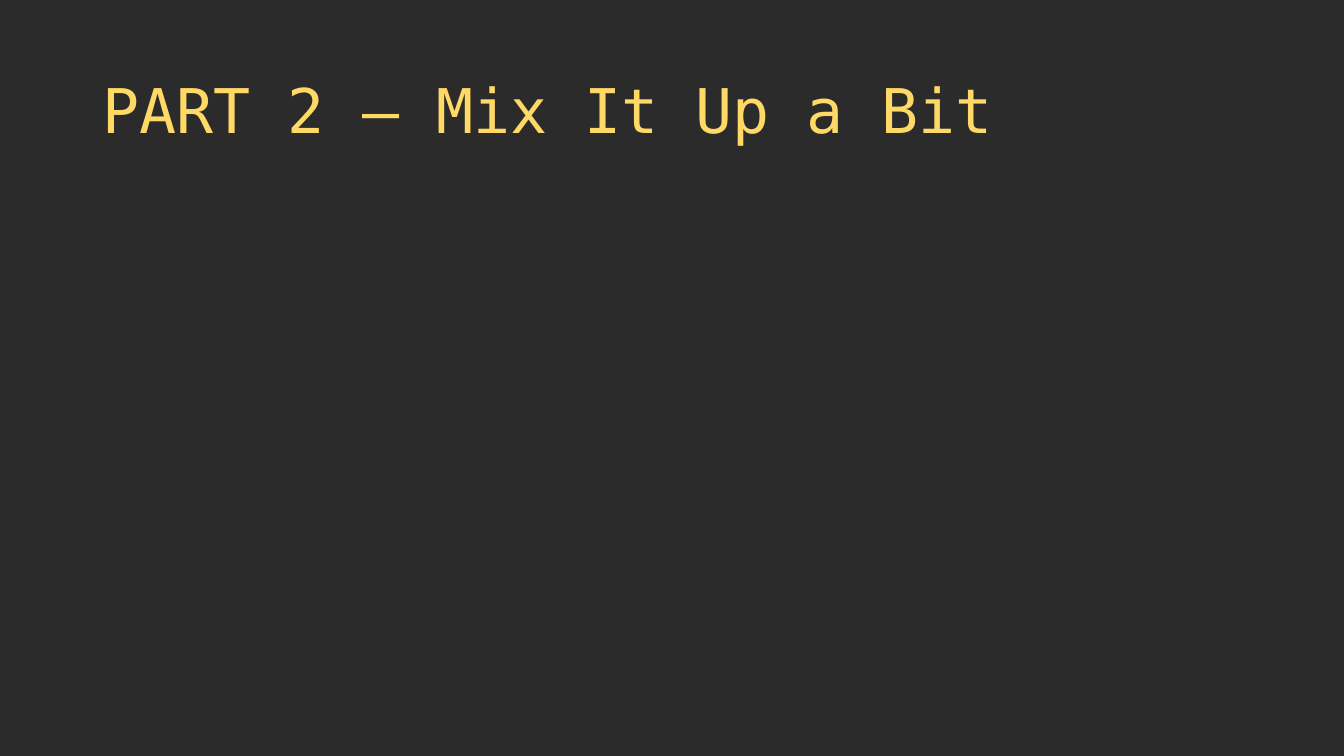
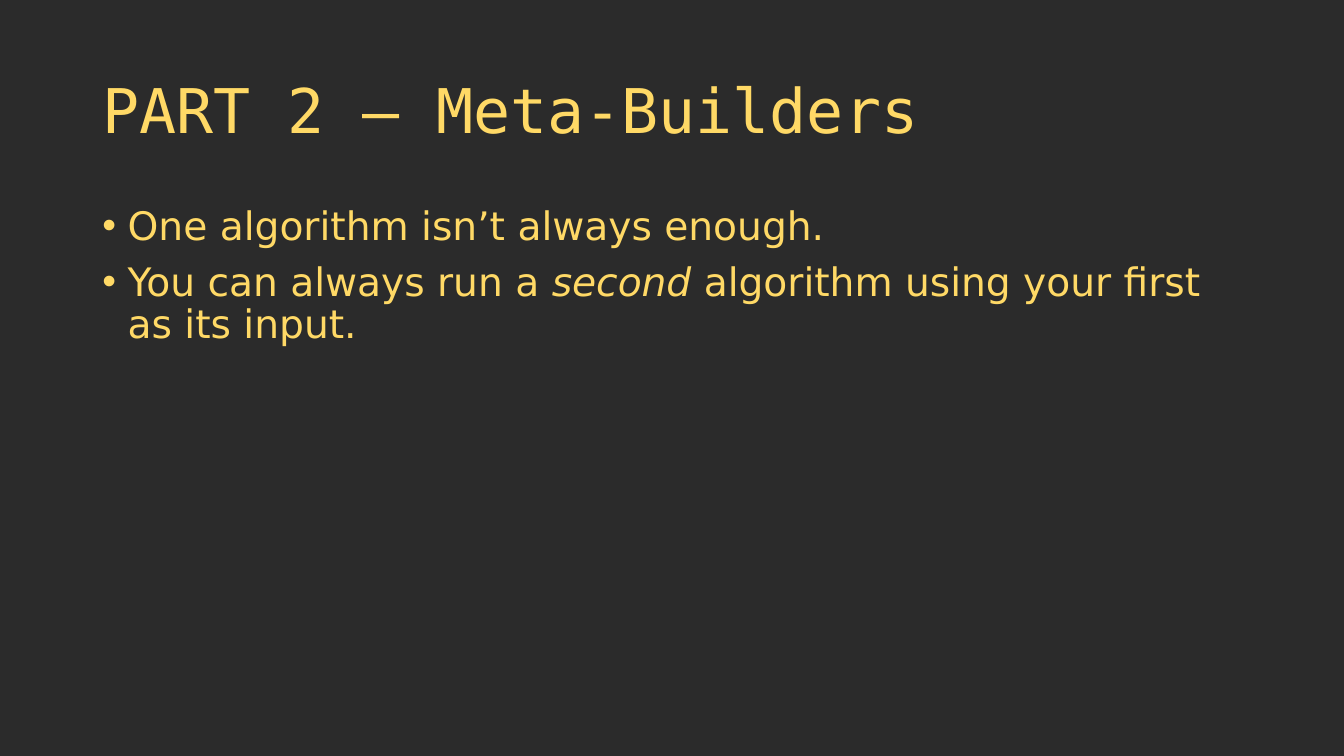
Before and after one commit to thebracket/roguelike-celebration-2020, a slide deck: slide 32 of Procedural Map Generation Techniques.pptx. Drawn at 1344x756 pixels with LibreOffice and Linux fonts; fonts in the diff are those of the drawing; background and template pictures are left out; a plain dark background stands for a picture behind light text. Boxes give left, top, right and bottom in pixels: in the first picture for what was removed or moved away, otherwise in the second. Text is boxed around its words. In the diff, an @@ line names an element or a change of style, - is before the commit and + after.

```diff
--- a/Procedural Map Generation Techniques.pptx
+++ b/Procedural Map Generation Techniques.pptx
@@ title at box(102, 86, 918, 134): text changed @@
-PART 2 – Mix It Up a Bit
+PART 2 – Meta-Builders
@@ text added at box(128, 210, 1200, 346), 28 pt, text #FFD966 @@
+• One algorithm isn’t always enough.
+• You can always run a second algorithm using your first as its input.
```
Also in this commit, not shown: 3 other slides changed, 1 slide added, 5 slides removed.
